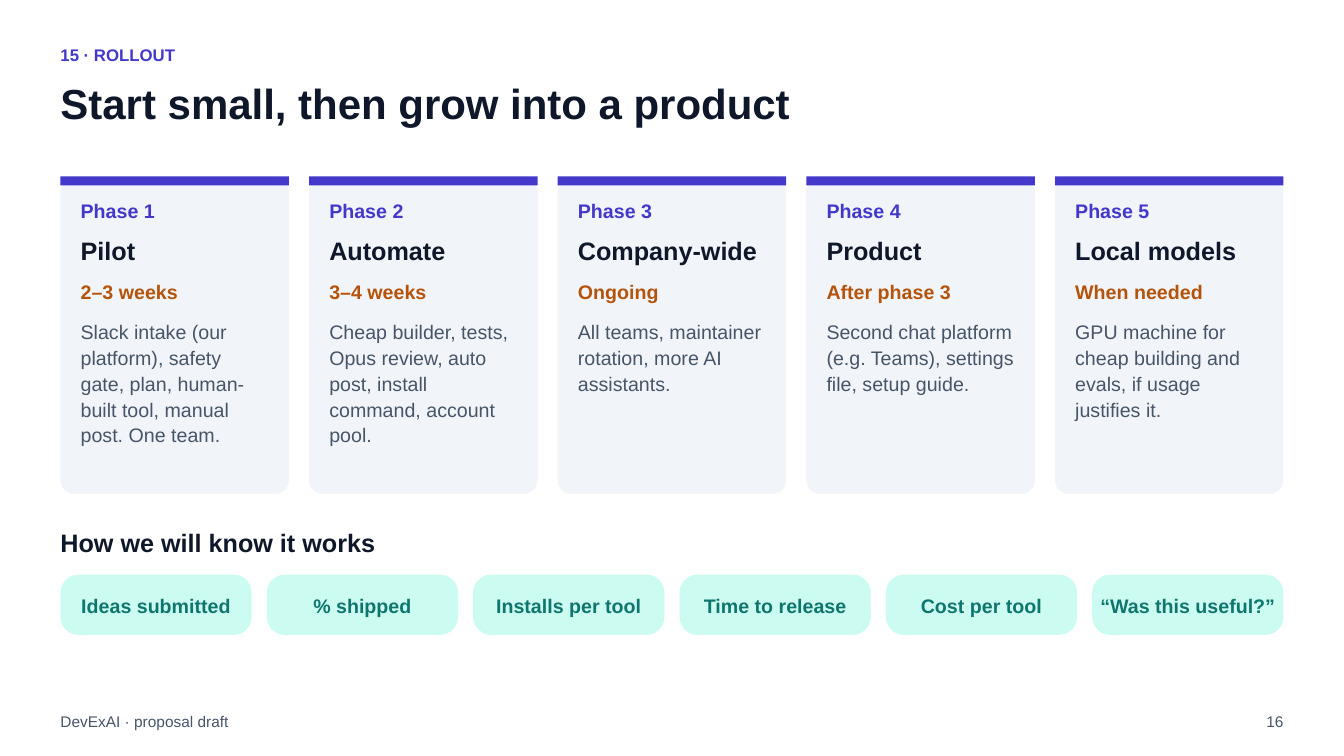
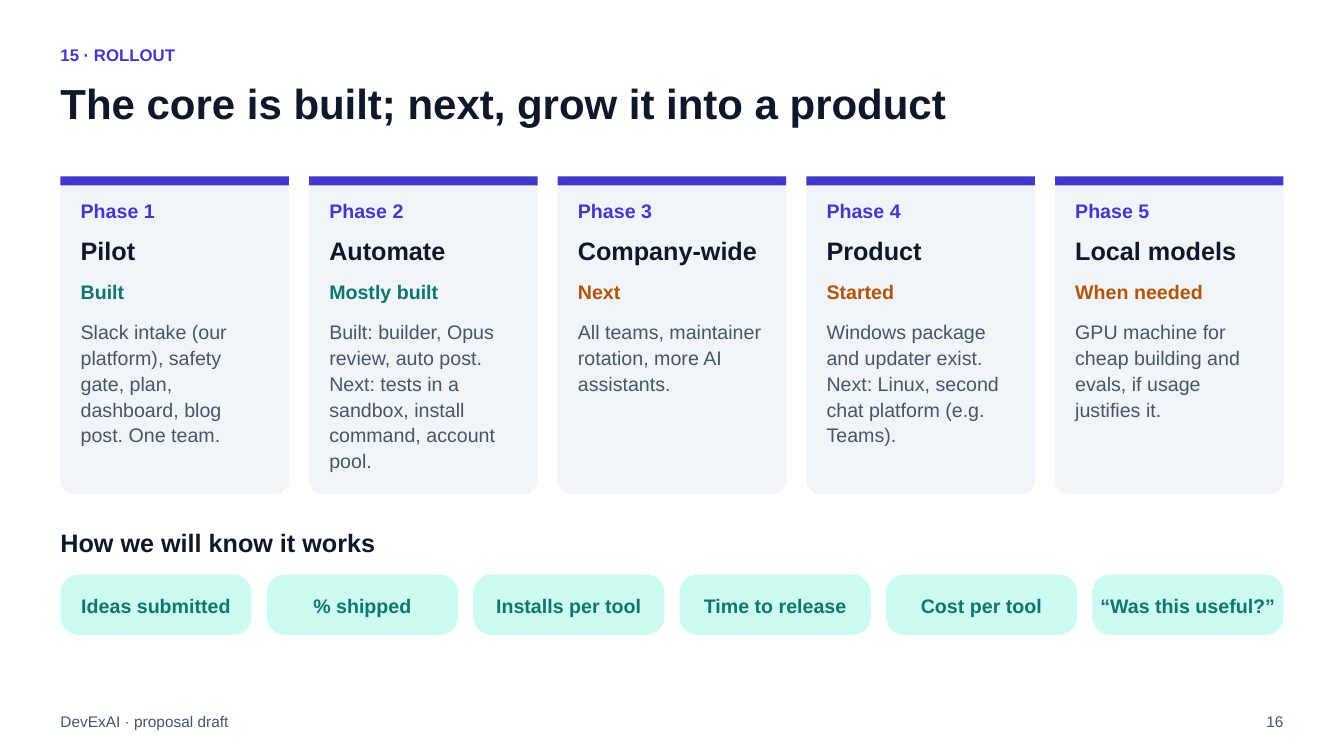
Before and after one commit to raghavsatyadev/DevExAI, a slide deck: slide 16 of DevExAI.pptx. Drawn at 1344x756 pixels with LibreOffice and Linux fonts; fonts in the diff are those of the drawing. Boxes give left, top, right and bottom in pixels: in the first picture for what was removed or moved away, otherwise in the second. Text is boxed around its words. In the diff, an @@ line names an element or a change of style, - is before the commit and + after.

```diff
--- a/DevExAI.pptx
+++ b/DevExAI.pptx
@@ text at box(60, 88, 946, 128): text changed @@
-Start small, then grow into a product
+The core is built; next, grow it into a product
@@ text at box(81, 284, 125, 299): text changed; text colour #B45309 to #0F766E @@
-2–3 weeks
+Built
@@ text at box(329, 284, 438, 303): text changed; text colour #B45309 to #0F766E @@
-3–4 weeks
+Mostly built
@@ text at box(578, 285, 621, 300): text changed @@
-Ongoing
+Next
@@ text at box(827, 284, 895, 300): text changed @@
-After phase 3
+Started
@@ text at box(81, 325, 227, 446): text changed @@
-Slack intake (our platform), safety gate, plan, human-built tool, manual post. One team.
+Slack intake (our platform), safety gate, plan, dashboard, blog post. One team.
@@ text at box(329, 325, 495, 472): text changed @@
-Cheap builder, tests, Opus review, auto post, install command, account pool.
+Built: builder, Opus review, auto post. Next: tests in a sandbox, install command, account pool.
@@ text at box(827, 325, 999, 446): text changed @@
-Second chat platform (e.g. Teams), settings file, setup guide.
+Windows package and updater exist. Next: Linux, second chat platform (e.g. Teams).
```
Also in this commit, not shown: 2 other files.
